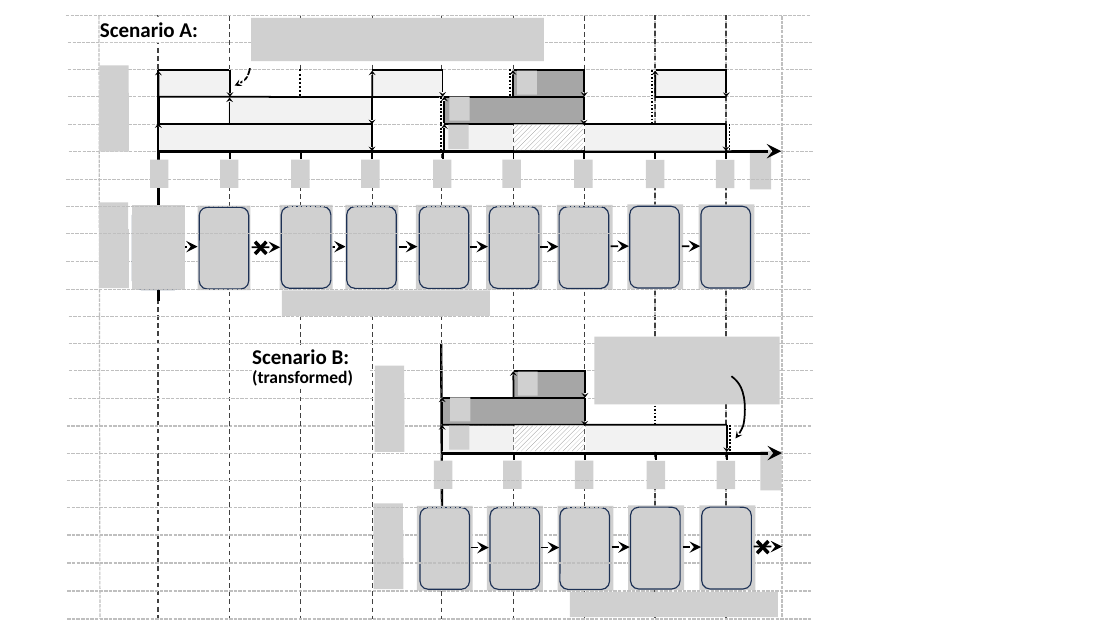
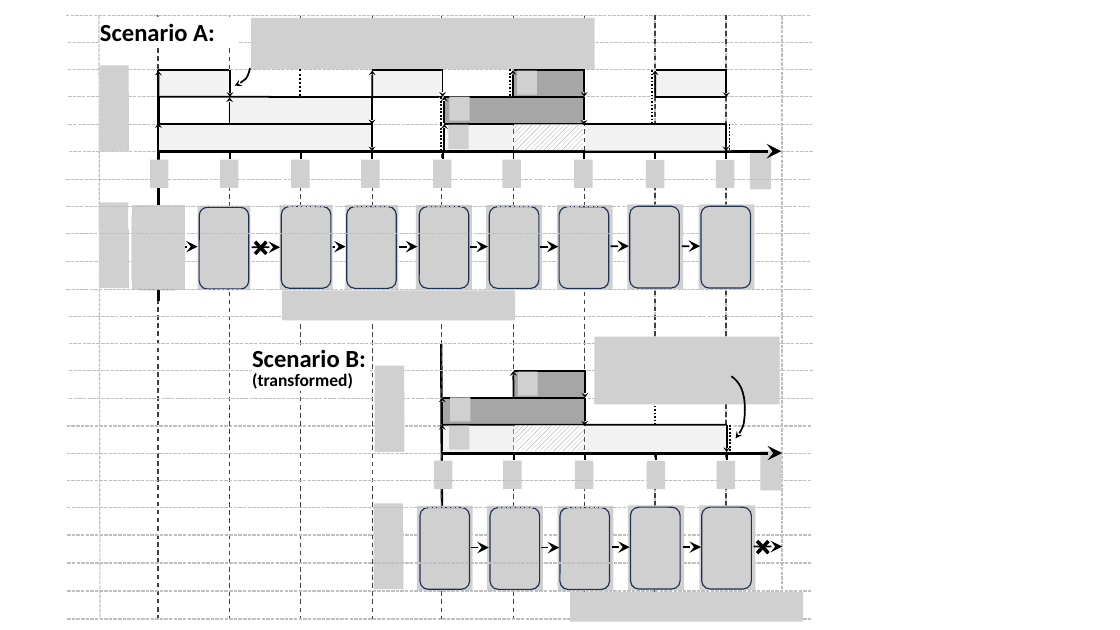
Before and after one commit to Spectre113/stm32-real-time-scheduling, a slide deck: slide 2 of implementation/docs/presentation/system_model_figs.pptx. Drawn at 1120x630 pixels with LibreOffice and Linux fonts; fonts in the diff are those of the drawing; grey boxes stand for pictures. Boxes give left, top, right and bottom in pixels: in the first picture for what was removed or moved away, otherwise in the second. Text is boxed around its words. In the diff, an @@ line names an element or a change of style, - is before the commit and + after.

```diff
--- a/implementation/docs/presentation/system_model_figs.pptx
+++ b/implementation/docs/presentation/system_model_figs.pptx
@@ text "Scenario A:" at <box>100,23,215,42</box>: size 18 to 21.2 pt @@
@@ picture: place and size @@
-picture at <box>251,18,544,61</box>
+picture at <box>251,18,595,69</box>
@@ text in freeform shape at <box>242,68,251,83</box>: text removed @@
-c
@@ picture: place and size @@
-picture at <box>282,291,491,316</box>
+picture at <box>282,291,516,321</box>
@@ text "Scenario B: (transformed)" at <box>252,349,366,389</box>: size 18 to 21.2 pt in "Scenario B:" @@
@@ picture: place and size @@
-picture at <box>571,592,779,618</box>
+picture at <box>571,592,804,623</box>
```
Also in this commit, not shown: 8 other slides changed, 22 slides added, 6 slides removed, 5 other files.
